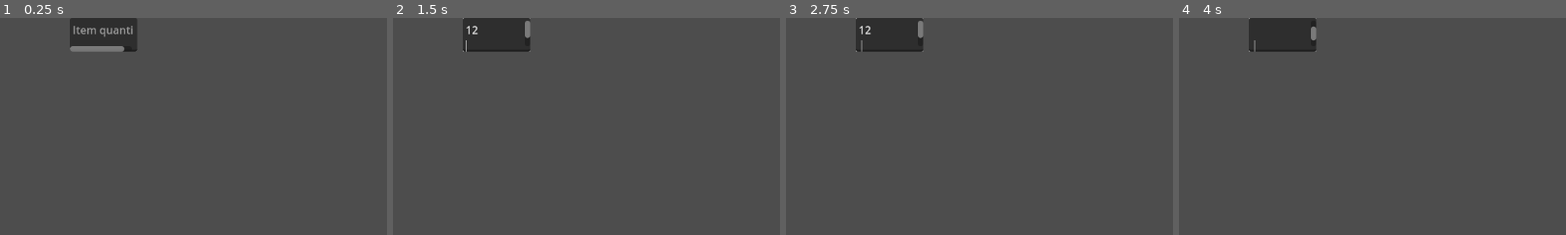
Above: before the commit, frames 1-4 (left to right).
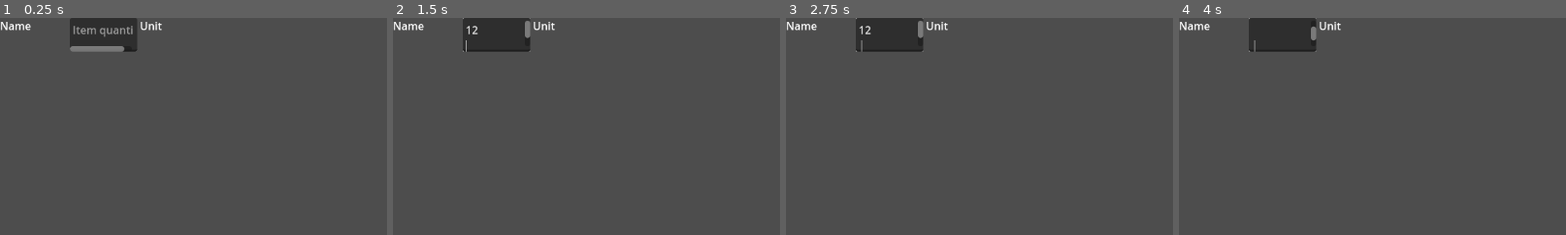
Above: after the commit, the same moments.

Repository: RWHurra/Recipe-price-calculator
Game: Godot game, scene res://edit_recipe_item_container.tscn
The game is run twice, just before and just after one commit, with the same random seed, the same clock (stepped at 60 frames per second) and the same inputs. This scene is started directly instead of the project's main scene.
Inputs (mouse positions are % of the whole screen's width and height, from its top left):
- Up to frame 1 (0.25 s): no input
- Up to frame 2 (1.5 s): click (13, 4) at 0.52 s; type "12" at 0.6 s; tap Enter at 1.25 s
- Up to frame 3 (2.75 s): tap Space at 2 s
- Up to frame 4 (4 s): tap Enter at 2.75 s; tap Space at 3.5 s
The pictures show only the part of the screen within x 0-50%, y 0-50%; the shares and areas given below are measured in that part.

The runs differ from the first frame. In frame 1, 0.3% of the frame differs, in the area x 0-42%, y 1-6%; in frame 2, 0.3%; in frame 3, 0.3%; in frame 4, 0.3%.

Commit message:
Added basic feature to edit recipe

Diff:
--- a/add_item_to_recipe_list.gd
+++ b/add_item_to_recipe_list.gd
@@ -13,10 +13,11 @@
 func set_instantiator(value):
 	linked_instantiator = value
 
-
 func _on_confirmed():
-	print(items)
+	print("======= IN ON CONFIRMED (ADD ITEM TO RECIPE LIST) =======")
 	if !item_list.is_anything_selected():
 		return
-	print(item_list.get_selected_items(), ": ", items[item_list.get_selected_items()[0]])
+	print("items[item_list.get_selected_items()[0]]: ", items[item_list.get_selected_items()[0]])
+	print("ITEM TO ADD IN RECIPE EDIT: ", items[item_list.get_selected_items()[0]])
 	linked_instantiator.add_item(items[item_list.get_selected_items()[0]])
+	print("======= END ON CONFIRMED (ADD ITEM TO RECIPE LIST) =======")
--- a/create_item_dialog.gd
+++ b/create_item_dialog.gd
@@ -18,6 +18,7 @@
 	queue_free()
 
 func _on_confirmed():
+	print("======= IN ON CONFIRMED (CREATE ITEM) =======")
 	if item_name.text == null or item_name.text == "":
 		print("item must have a name")
 		main.create_dialog_warning("item name")
@@ -44,4 +45,5 @@
 	item_instance.set("linked_button", item_button_instance)
 	print("item created: ", item_instance, " with linked button: ", item_instance.get("linked_button"))
 	main.add_item(item_instance)
+	print("======= END ON CONFIRMED (CREATE ITEM) =======")
 	queue_free()
--- a/create_recipe_dialog.gd
+++ b/create_recipe_dialog.gd
@@ -13,7 +13,7 @@
 	set_hide_on_ok(false)
 
 func add_item(value):
-
+	print("======= IN ADD ITEM (CREATE RECIPE) =======")
 	for item in added_items:
 		if value == item[0]:
 			print("ITEM ALREADY IN RECIPE")
@@ -30,7 +30,7 @@
 	added_quantity.append(item_quantity)
 
 	var item_unit = Label.new()
-	item_unit.set_text(value.get("unit"))
+	item_unit.set_text(value.get("unit").replace("kr/", ""))
 	grid.add_child(item_unit)
 
 	var added_item = [value, item_quantity.text]
@@ -38,8 +38,10 @@
 
 	added_items.push_back(added_item)
 #	print("added items: ", added_items)
+	print("======= END ADD ITEM (CREATE RECIPE) =======")
 
 func _on_confirmed():
+	print("======= IN ON CONFIRMED (CREATE RECIPE) =======")
 	if recipe_name.get_text() == null or recipe_name.get_text() == "":
 		main.create_dialog_warning("recipe name")
 		return
@@ -59,9 +61,9 @@
 		print("item in for loop: ", item)
 		print("item[0] in for loop: ", item[0])
 		print(added_quantity[counter])
-		recipe_instance.add_item(item[0], added_quantity[counter].get_text())
+		recipe_instance.add_item_to_recipe(item[0], added_quantity[counter].get_text())
 		counter = counter + 1
 
-	recipe_button_instance.set_button_text(recipe_name.get_text() + ": " + str(recipe_instance.get_total_cost()))
-
+	recipe_button_instance.set_button_text(recipe_name.get_text() + ": " + str(recipe_instance.get_total_cost()) + " kr")
+	print("======= END ON CONFIRMED (CREATE RECIPE) =======")
 	queue_free()
--- a/create_recipe_dialog.tscn
+++ b/create_recipe_dialog.tscn
@@ -16,8 +16,8 @@
 anchor_bottom = 1.0
 offset_left = 8.0
 offset_top = 8.0
-offset_right = 392.0
-offset_bottom = 251.0
+offset_right = -760.0
+offset_bottom = -397.0
 grow_horizontal = 2
 grow_vertical = 2
 metadata/_edit_use_anchors_ = true
--- a/edit_recipe_dialog.gd
+++ b/edit_recipe_dialog.gd
@@ -7,6 +7,11 @@
 @onready var vertical_box = $VBoxContainer
 @onready var recipe_name = $VBoxContainer/Name
 @onready var cost = $VBoxContainer/HBoxContainer/Cost
+@onready var added_items : Array
+@onready var added_quantity : Array
+@onready var recipe_items_in_edit : Array
+@onready var recipe_quantities : Array
+@onready var recipe_quantities_nodes : Array
 
 func set_recipe(value):
 	linked_recipe = value
@@ -18,37 +23,72 @@
 	linked_button = value
 
 func set_values(recipe):
-	print("IN SET VALUES")
-	print(recipe, recipe.name)
-	print("name: ", recipe.get("recipe_name"))
+	print("======= IN SET VALUES (EDIT RECIPE) =======")
+	print("RECIPE NAME: ", recipe.get("recipe_name"))
 	recipe_name.set_text(recipe.get("recipe_name"))
-	var items = recipe.get_items()
-	var quantities = recipe.get_quantities()
+	recipe_items_in_edit = recipe.get_items_in_recipe().duplicate()
+	print("RECIPE ITEMS: ", recipe_items_in_edit)
+	recipe_quantities = recipe.get_quantities().duplicate()
+	print("RECIPE QUANTITIES: ", recipe_quantities)
 	var counter = 0
-	for item in items:
+	for item in recipe_items_in_edit:
 		var edit_recipe_item_container_instance = edit_recipe_item_container_scene.instantiate()
 		vertical_box.add_child(edit_recipe_item_container_instance)
 		edit_recipe_item_container_instance.set_name(item.get("item_name"))
-		edit_recipe_item_container_instance.set_quantity(quantities[counter])
-		edit_recipe_item_container_instance.set_unit(item.get("unit"))
+		if counter < recipe_quantities.size():
+			edit_recipe_item_container_instance.set_quantity(recipe_quantities[counter])
+		edit_recipe_item_container_instance.set_unit(item.get("unit").replace("kr/", ""))
+		recipe_quantities_nodes.append(edit_recipe_item_container_instance.get_quantity_node())
 		counter = counter + 1
 
 	var total_cost = recipe.get_total_cost()
 	cost.set_text(str(total_cost))
 
+	print("======= END SET VALUES (EDIT RECIPE) =======")
+
+
 func add_item(value):
-	var items = linked_recipe.get_items()
+	print("======= IN ADD ITEM EDIT RECIPE (EDIT RECIPE) =======")
+	var items = linked_recipe.get_items_in_recipe().duplicate()
+	print("RECIPE ITEMS: ", items)
 	for item in items:
 		if value == item:
 			print("ITEM ALREADY IN RECIPE")
 			return
-
+	print("RECIPE ITEMS STILL EMPTY 1??: ", items)
 	var edit_recipe_item_container_instance = edit_recipe_item_container_scene.instantiate()
 	vertical_box.add_child(edit_recipe_item_container_instance)
 	edit_recipe_item_container_instance.set_name(value.get("item_name"))
-	edit_recipe_item_container_instance.set_unit(value.get("unit"))
+	edit_recipe_item_container_instance.set_unit(value.get("unit").replace("kr/", ""))
+	recipe_quantities_nodes.append(edit_recipe_item_container_instance.get_quantity_node())
+	recipe_items_in_edit.append(value)
+	print("RECIPE QUANTITY NODE TO ADD: ", recipe_quantities_nodes)
+	print("RECIPE ITEMS TO ADD: ", recipe_items_in_edit)
+	print("======= END ADD ITEM EDIT RECIPE (EDIT RECIPE) =======")
 
 func _on_delete_pressed():
 	main.delete_recipe(linked_recipe)
 	linked_recipe.queue_free()
 	linked_button.queue_free()
+
+
+func _on_confirmed():
+	print("======= IN ON CONFIRMED (EDIT RECIPE) =======")
+	var recipe = get_recipe()
+	print("RECIPE TO EDIT: ", linked_recipe)
+	print("RECIPE ITEMS: ", linked_recipe.get_items_in_recipe())
+	print("ITEMS TO ADD TO RECIPE: ", recipe_items_in_edit)
+	recipe.clear_items()
+	recipe.clear_quantities()
+
+	recipe.set("recipe_name", recipe_name.get_text())
+
+	var counter = 0
+	for item_to_add in recipe_items_in_edit:
+		print("ADDING ITEM: ", item_to_add)
+		print("ADDING QUANTITY: ", recipe_quantities_nodes[counter].get_text())
+		recipe.add_item_to_recipe(item_to_add, recipe_quantities_nodes[counter].get_text())
+		counter = counter + 1
+
+	linked_button.set_button_text(recipe.get("recipe_name") + ": " + str(recipe.get_total_cost()) + " kr")
+	print("======= END ON CONFIRMED (EDIT RECIPE) =======")
--- a/edit_recipe_dialog.tscn
+++ b/edit_recipe_dialog.tscn
@@ -26,6 +26,10 @@
 [node name="Cost" type="Label" parent="VBoxContainer/HBoxContainer"]
 layout_mode = 2
 text = "$$$"
+
+[node name="Unit" type="Label" parent="VBoxContainer/HBoxContainer"]
+layout_mode = 2
+text = "kr"
 
 [node name="Name label" type="Label" parent="VBoxContainer"]
 layout_mode = 2
@@ -67,4 +71,5 @@
 layout_mode = 2
 text = "Unit"
 
+[connection signal="confirmed" from="." to="." method="_on_confirmed"]
 [connection signal="pressed" from="VBoxContainer/Delete" to="." method="_on_delete_pressed"]
--- a/edit_recipe_item_container.gd
+++ b/edit_recipe_item_container.gd
@@ -10,5 +10,11 @@
 func set_quantity(value):
 	quantity.set_text(value)
 
+func get_quantity():
+	return quantity.get_text()
+
+func get_quantity_node():
+	return quantity
+
 func set_unit(value):
 	unit.set_text(value)
--- a/edit_recipe_item_container.tscn
+++ b/edit_recipe_item_container.tscn
@@ -10,6 +10,7 @@
 [node name="Name" type="Label" parent="."]
 custom_minimum_size = Vector2(100, 50)
 layout_mode = 2
+text = "Name"
 
 [node name="Quantity" type="TextEdit" parent="."]
 custom_minimum_size = Vector2(100, 50)
@@ -19,3 +20,4 @@
 [node name="Unit" type="Label" parent="."]
 custom_minimum_size = Vector2(100, 50)
 layout_mode = 2
+text = "Unit"
--- a/recipe.gd
+++ b/recipe.gd
@@ -16,8 +16,10 @@
 		linked_button = value
 
 func get_total_cost():
-	var items = get_items()
+	print("======= IN GET TOTAL COST (RECIPE) =======")
+	var items = get_items_in_recipe()
 	var quantities = get_quantities()
+	print("quantities: ", quantities)
 
 	var total_cost = 0
 	var counter = 0
@@ -25,21 +27,33 @@
 		var price = item.get("price")
 		total_cost = total_cost + float(price) * float(quantities[counter])
 		counter = counter +1
+	print("======= END GET TOTAL COST (RECIPE) =======")
 	return total_cost
 
-func get_items():
+func get_items_in_recipe():
 	return recipe_items
+
+func clear_items():
+	recipe_items.clear()
 
 func get_quantities():
 	return recipe_quantities
 
-func add_item(item, quantity):
-	print("in 'add_item' recipe")
-	print("recipe_items: ", recipe_items)
+func clear_quantities():
+	recipe_quantities.clear()
+
+func add_item_to_recipe(item, quantity):
+	print("======= IN ADD ITEM TO RECIPE (RECIPE) =======")
+	print("ITEMS IN RECIPE: ", get_items_in_recipe())
+	for current_item in get_items_in_recipe():
+		if current_item == item:
+			print("WILL NOT ADD ITEM: ", current_item, ", IN RECIPE ALREADY")
+			return
 	recipe_items.append(item)
 	recipe_quantities.append(quantity)
-	print("recipe_items: ", recipe_items)
-	print("recipe_quantities: ", recipe_quantities)
+	print("RECIPE ITEMS: ", get_items_in_recipe())
+	print("RECIPE QUANTITIES ", get_quantities())
+	print("======= END ADD ITEM (RECIPE) =======")
 
 func delete_item(value):
 	recipe_items.erase(value)
